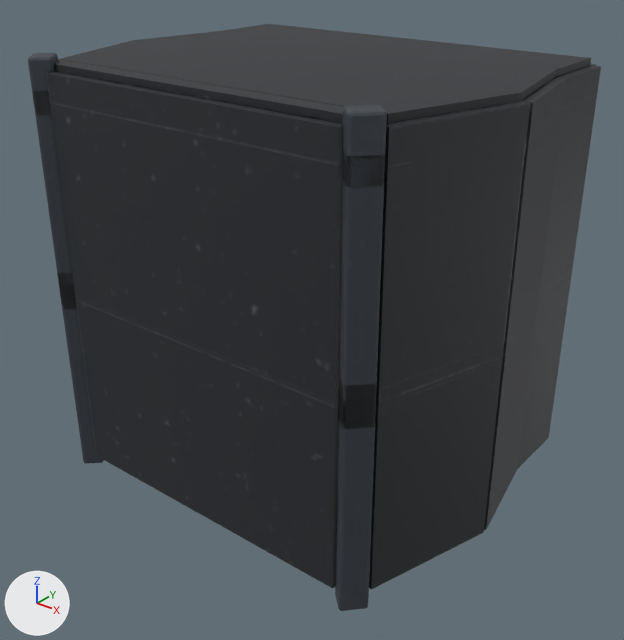
One commit to the glTF model assets/models/cockpit_titan/cockpit_titan.gltf: the scene before it, then after it.
Rendered twice from a 50 mm lens placed at (2.32, -2.9, 2.46), pointed at (0.07, -0.09, 0.72). Arrows for +X, +Y and +Z are at lower left; the lights stay in place. The first picture is the older version. Where no turn or scale is listed for an object, it has been applied to the vertices. Vertices at exactly the same position are counted once.

Names of what the first picture shows: 'INNER_lower_1_cabin', 'INNER_upper_2_cabin', 'pod_cabin'.
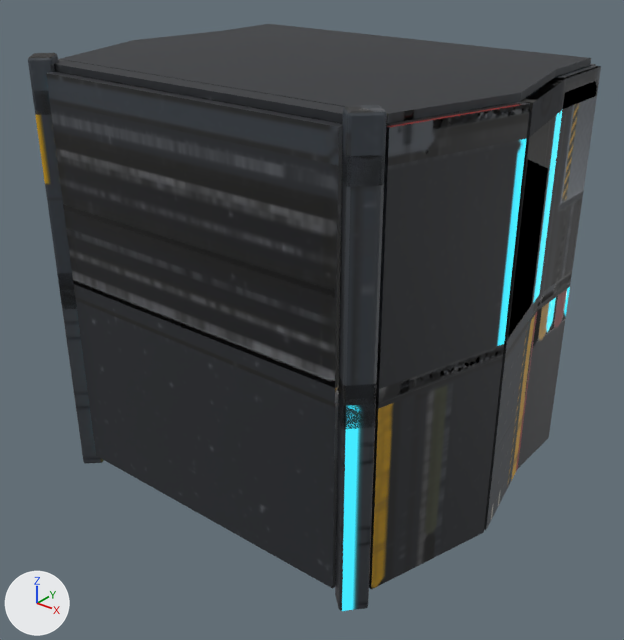
What changed in the scene script:
```text
Change me_inner_upper_2_cabin:
    used by ob_inner_upper_2_cabin; location = (0.0, -0.65, 0.86)
    remove me_inner_upper_2_cabin.from_pydata(...)  # 544 vertices, 1046 faces; spans x -0.82..0.82, y -0.14..-0.01, z 0.0..1.01
    add me_inner_upper_2_cabin.from_pydata(...)  # 544 vertices, 1046 faces; spans x -0.82..0.82, y -0.14..0.1, z 0.0..1.01
    me_inner_upper_2_cabin part 1: 940 kept faces spanning x -0.82..0.82, y -0.14..0.1, z 0.0..1.01 get new texture (UV) coordinates
    edits to the shape of me_inner_upper_2_cabin do not show in these pictures
Change me_pod_cabin:
    where me_pod_cabin.from_pydata(...)  # 7353 vertices, 14298 faces; spans x -1.04..1.04, y -0.82..0.79, z -0.06..1.9
    used by ob_pod_cabin; location = (0.0, 0.0, 0.0)
    me_pod_cabin part 2: texture (UV) coordinates of 13405 of 14298 faces, centred in x -1.03..1.03, y -0.82..0.79, z -0.06..1.9, changed; they spanned u 0.0..1.0, v 0.0..1.0 and now span u 0.0..1.0, v 0.0..1.0
```

What differs and where, as boxes (x1, y1, x2, y2) in the pictures (624 x 640 px):
part 1 of me_inner_upper_2_cabin, surface changed: (46, 72, 387, 403) in both
part 2 of me_pod_cabin, surface changed: (28, 53, 601, 611) in both
